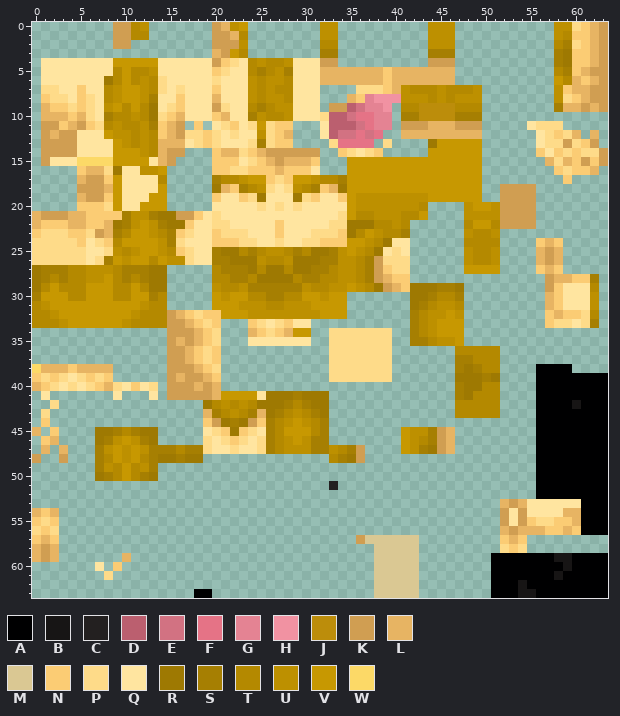
Pixel-art sprite: assets/omni_extras/textures/models/aliens/alien_110/opticoid_skin_prototype.png. The picture above was drawn from the file before the commit.
The file is 64x64 pixels.
Palette (. is transparent): A #000001  B #171515  C #232020  D #bb5f6f  E #d27282  F #e57386  G #e48393  H #f192a2  J #bc8d0b  K #d09e52  L #e7b463  M #dac893  N #fbcc74  P #fedb89  Q #ffe5a0  R #9e7902  S #a67f02  T #b48900  U #bd9000  V #c79801  W #fcd967
Pixels before (only the part around the change), first column x 51:
 7 .......UNLLKK
 8 .......UPNLKK
 9 .......SLLKLK
10 .............
11 ....QPPP.....
12 .....QPNPL.L.
13 .....QPPKPNK.
14 .....NQNPNPPK
15 ......LPLNKNK
16 .......NPNNL.
17 ........N....
18 .KKKK........
19 .KKKK........
20 UKKKK........
21 UKKKK........
And afterwards:
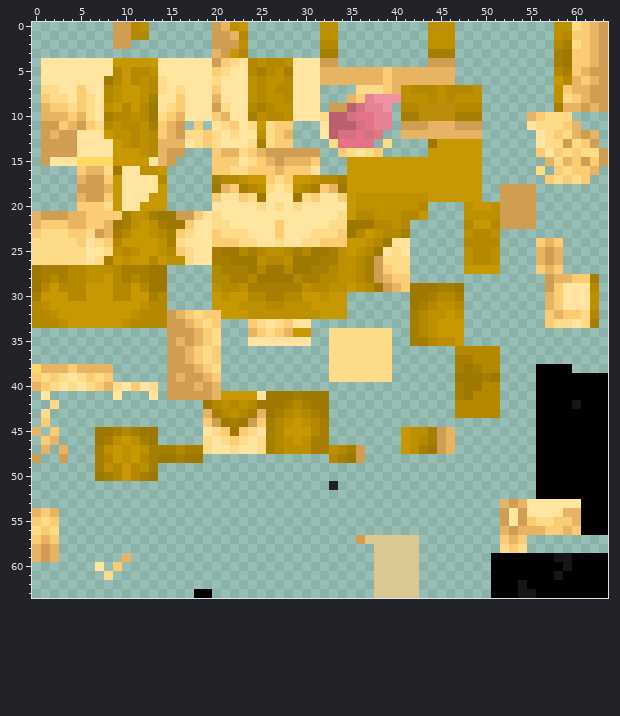
Changes in this commit:
Changed rows in their new state; - is an unchanged pixel.
first column x 55:
10 LNPPP--
11 ----NL-
12 ------K
first column x 56:
16 P-----
17 -NP-PN
